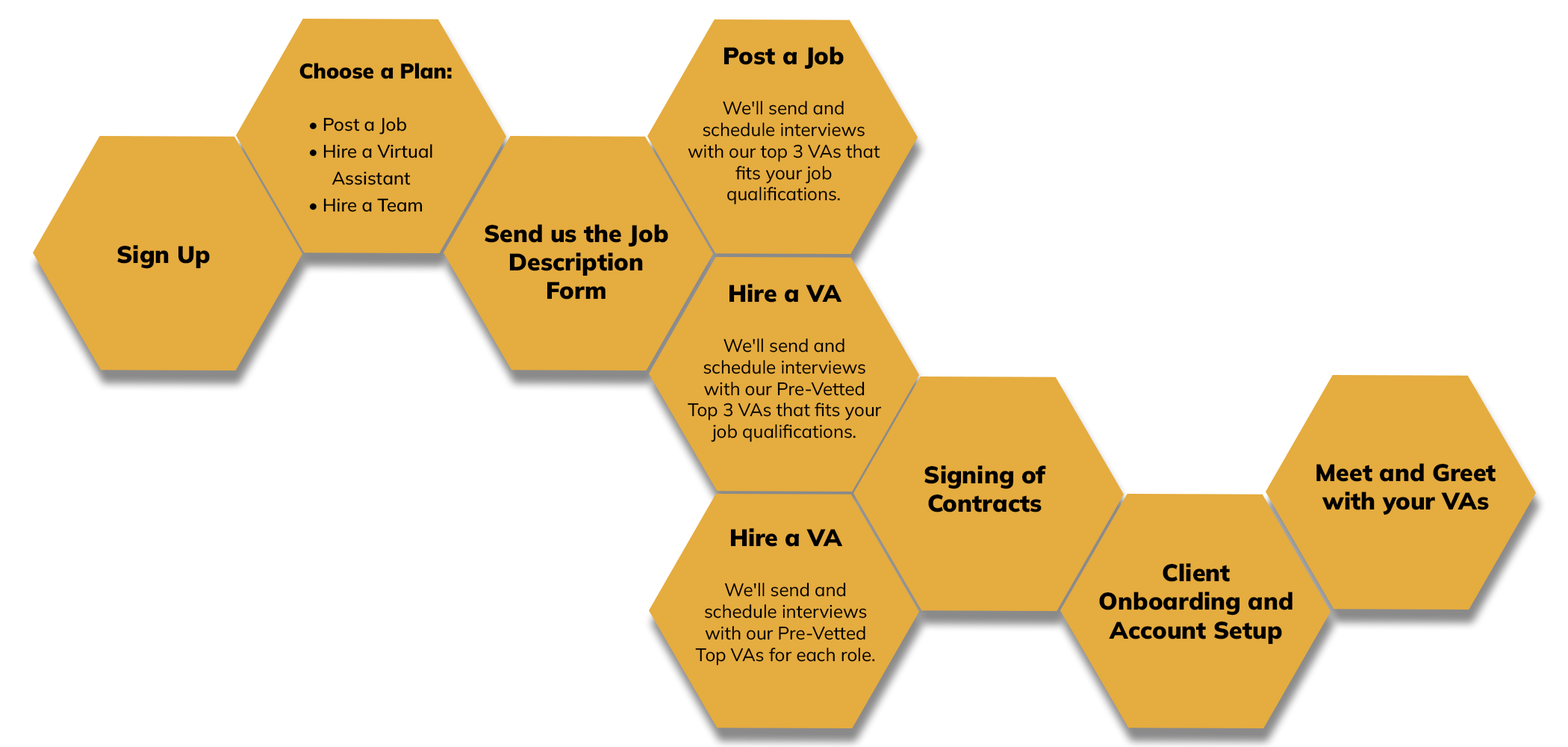
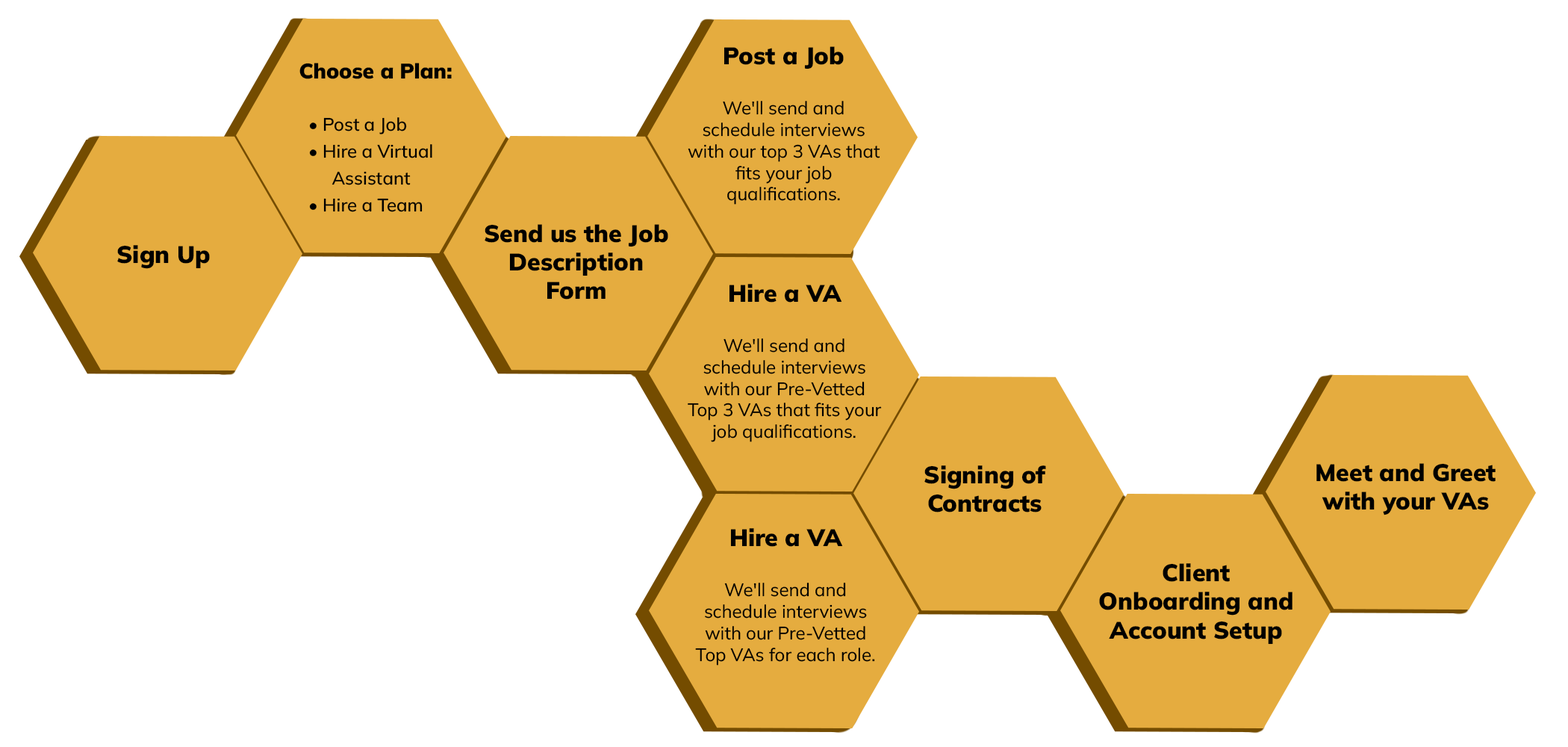
Layer changes from the first 1568x747 image to the second:
added layer "Polygon 2 copy 9" in group "Group 1 copy" over 19, 18, 1536, 732
added layer "Layer 3" in group "Group 1 copy" over 85, 17, 1471, 734
hid "Polygon 2 copy 8" (1st of 3, in "Group 1 copy") over 32, 18, 1536, 728
